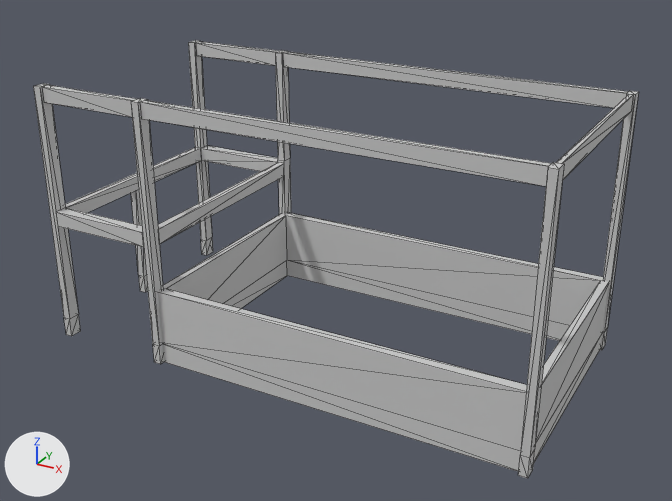
Before and after pictures for a commit that changed the FBX model Assets/Models_24/FBX/pb_05.FBX.
Rendered twice from a camera (50 mm lens) standing at (20.4, -36.8, 23.4) and looking at (0.5, -0.6, 5.3). Lighting does not change. The marker at lower left points along +X, +Y and +Z. The older version comes first. Mesh edges are drawn as thin lines. Where no turn or scale is listed for an object, it has been applied to the vertices.

In view in the first picture: 'pb_05_01', 'pb_05_02'.
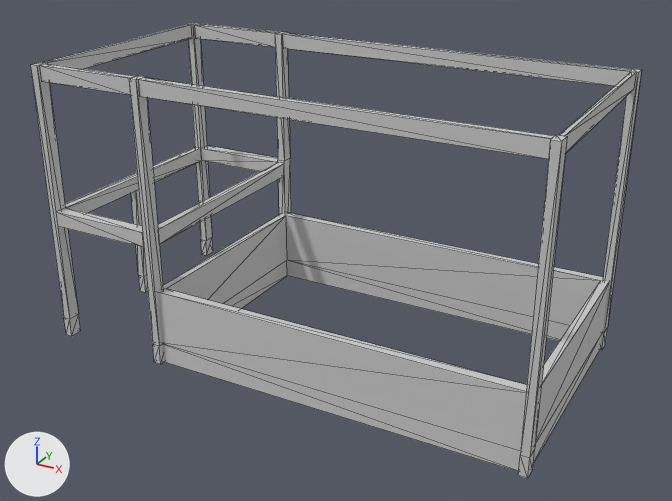
Boxes (x1, y1, x2, y2) around the edits, measured in the pictures (672 x 501 px; the box of a moved part takes in the faces that stretch with it):
'pb_05_01', reshaped: before (33, 40, 639, 478); after (31, 23, 641, 478)
'pb_05_02', rescaled (14% taller): before (196, 41, 629, 161); after (194, 24, 632, 161)
part 1 of me_mesh_001, added: after (45, 24, 192, 69)
part 2 of me_mesh_001, moved or reshaped: before (33, 83, 639, 458); after (31, 62, 641, 458)
part 3 of me_mesh_001, moved or reshaped: before (188, 40, 212, 240); after (187, 23, 212, 240)

Patch to the scene script:
```diff
--- a/Assets/Models_24/FBX/pb_05.FBX.py
+++ b/Assets/Models_24/FBX/pb_05.FBX.py
@@ me_mesh_001 @@
 # used by ob_pb_05_01; location = (0.0, 0.0, 6.47)
 # verts and faces of me_mesh_001; kept vertices keep their numbers, new ones are numbered from 156
 # before: 8 (-12.4, 5.6, 6.6) at pixel (188, 42), 9 (-12.0, 5.6, 6.6) at pixel (194, 42), 10 (-12.0, 6.2, 6.6) at pixel (200, 41), 11 (-12.4, 6.2, 6.6) at pixel (195, 40)
-me_mesh_001.from_pydata(...)  # 156 vertices, 218 faces; spans x -12.4..12.4, y -6.2..6.2, z -6.5..6.6
+me_mesh_001.from_pydata(...)  # 164 vertices, 226 faces; spans x -12.4..12.4, y -6.2..6.2, z -6.5..7.6
+# me_mesh_001 part 1: the loose piece of 8 vertices spanning x 12.1..12.3, y -5.6..5.6, z 5.9..6.6 is copied, and the copy is moved by (-24.4, 0.0, 1.0); it spans x -12.3..-12.1, y -5.6..5.6, z 6.9..7.6
+# me_mesh_001 part 2
+# 40 vertices in x -12.4..12.4, y -6.2..6.2, z 5.9..6.6 move by (0.0, 0.0, 1.0)
+# me_mesh_001 part 3
+for i in [*range(8, 12)]: verts[i] += (0.0, 0.0, 1.0)
 me_mesh_001.materials.append(mat_pb_05)
@@ me_mesh @@
 # used by ob_pb_05_02; location = (0.0, 0.0, 6.47)
-me_mesh.from_pydata(...)  # 24 vertices, 26 faces; spans x -12.0..12.0, y 5.6..6.2, z 0.6..6.6
+me_mesh.from_pydata(...)  # 24 vertices, 26 faces; spans x -12.0..12.0, y 5.6..6.2, z 0.6..7.6
+# me_mesh part 4: the whole mesh is scaled about its middle by (1, 1, 1.17), then moved by (0.0, 0.0, 0.5)
 me_mesh.materials.append(mat_pb_05)
```
